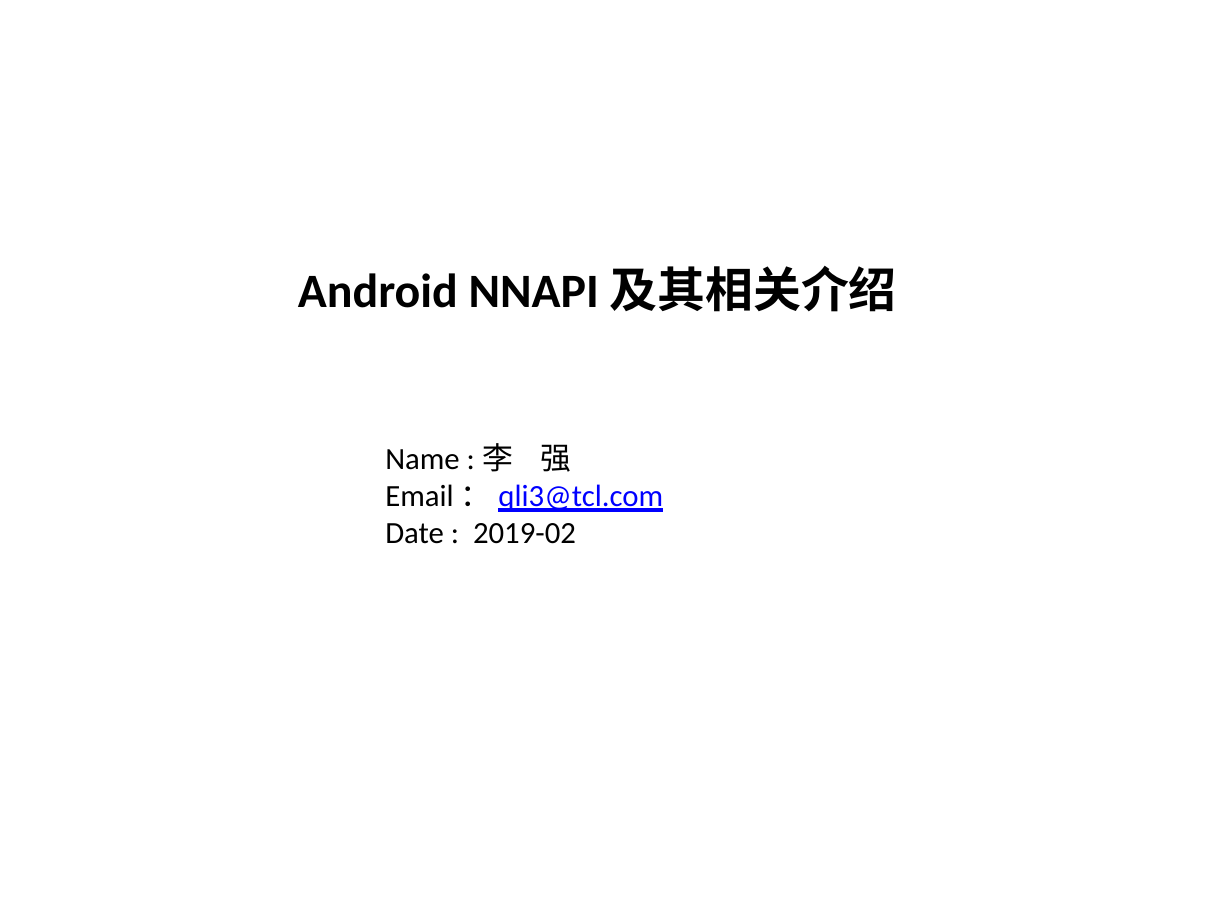
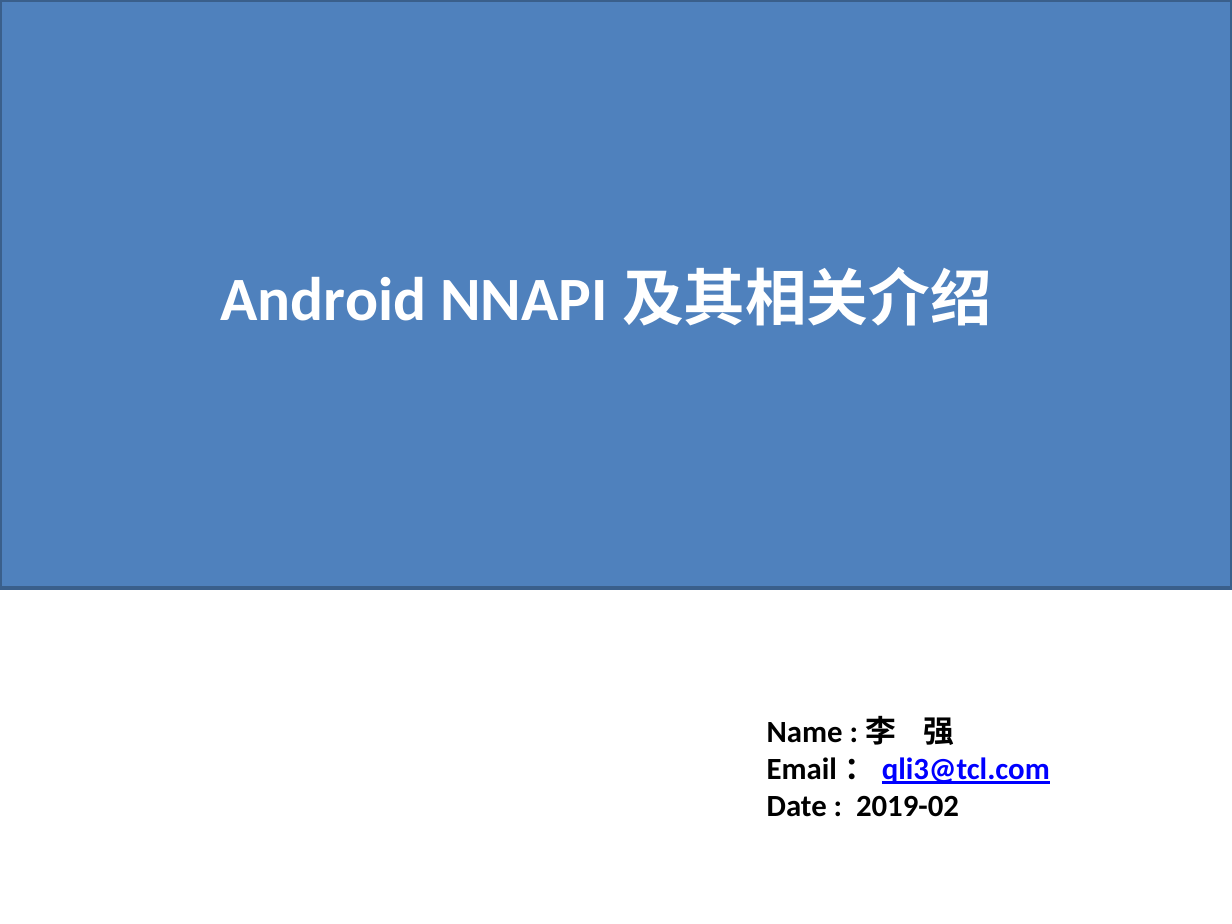
Before and after one commit to lqktz/document, a slide deck: slide 1 of temp/NNAPI.pptx. Drawn at 1232x924 pixels with LibreOffice and Linux fonts; fonts in the diff are those of the drawing. Boxes give left, top, right and bottom in pixels: in the first picture for what was removed or moved away, otherwise in the second. Text is boxed around its words. In the diff, an @@ line names an element or a change of style, - is before the commit and + after.

```diff
--- a/temp/NNAPI.pptx
+++ b/temp/NNAPI.pptx
@@ rectangle added at <box>0,0,1232,588</box>, fill #4F81BD, outline #3A5F8C 2 pt @@
@@ text "Android NNAPI 及其相关介绍": place and size @@
-text "Android NNAPI 及其相关介绍" at <box>298,266,897,312</box>
+text "Android NNAPI 及其相关介绍" at <box>221,267,992,326</box>
@@ text "Android NNAPI 及其相关介绍" at <box>221,267,992,326</box>: size 28 to 36 pt, text colour #000000 to #FFFFFF @@
@@ text "Name : 李 强 Email ...": place and size @@
-text "Name : 李 强 Email ..." at <box>385,443,663,544</box>
+text "Name : 李 强 Email ..." at <box>767,715,1050,817</box>
@@ text "Name : 李 强 Email ..." at <box>767,715,1050,817</box>: bold on @@
```
Also in this commit, not shown: 25 slides added, 1 slide removed.
